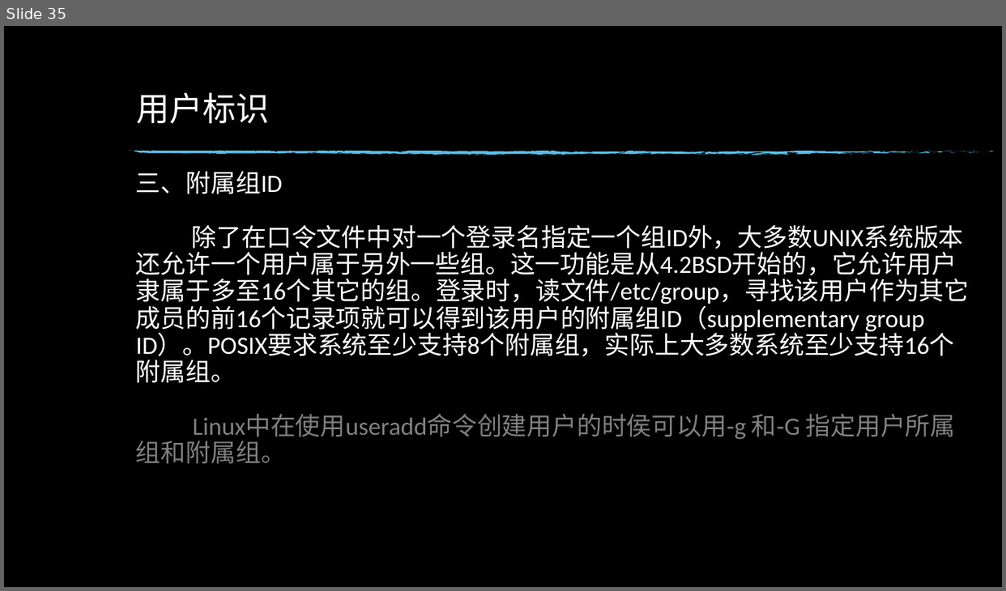
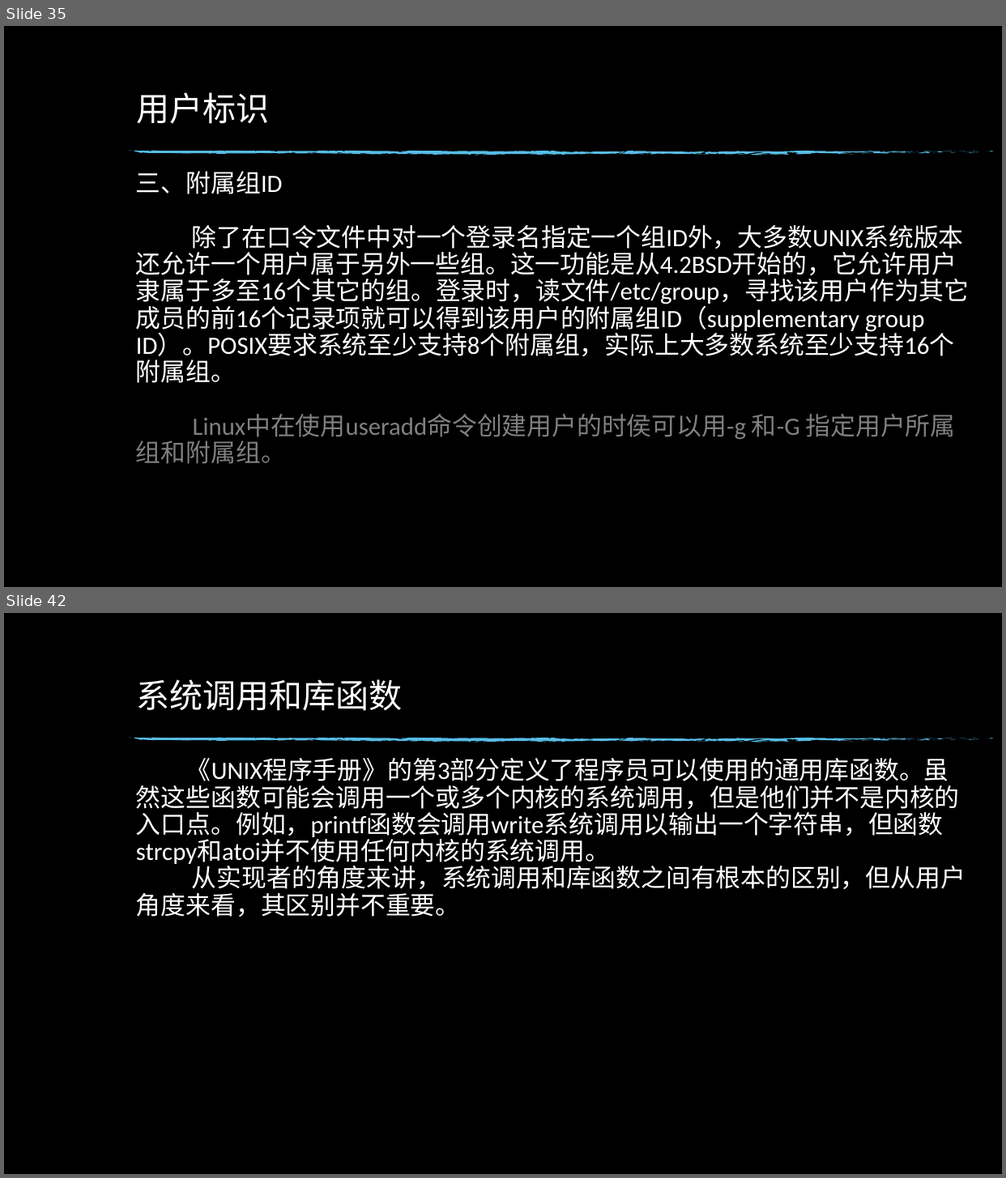
Before and after one commit to hym-dn/APUE, a slide deck: Doc/UNIX开发01.pptx. Shown one above the other, each under a label of ours: slide 35 before the commit, slides 35 and 42 after it; the slides between them are not shown. The pictures are 1006x591 and 1006x1178 pixels, drawn with LibreOffice and Linux fonts; fonts in the diff are those of the drawing; background and template pictures are left out. Boxes give left, top, right and bottom in pixels: in the first picture for what was removed or moved away, otherwise in the second. Text is boxed around its words. In the diff, an @@ line names an element or a change of style, - is before the commit and + after.

```diff
--- a/Doc/UNIX开发01.pptx
+++ b/Doc/UNIX开发01.pptx
@@ slide 42 added at <box>4,613,1002,1174</box>, background picture (left out); not listed: 74 template elements that a slide beside it also shows @@
@@ title added at <box>136,679,403,711</box>, 32 pt, text #FFFFFF @@
+系统调用和库函数
@@ text added at <box>136,758,965,917</box>, 24 pt, text #FFFFFF @@
+《UNIX程序手册》的第3部分定义了程序员可以使用的通用库函数。虽然这些函数可能会调用一个或多个内核的系统调用，但是他们并不是内核的入口点。例如，printf函数会调用write系统调用以输出一个字符串，但函数strcpy和atoi并不使用任何内核的系统调用。
+从实现者的角度来讲，系统调用和库函数之间有根本的区别，但从用户角度来看，其区别并不重要。
```
Also in this commit, not shown: 9 other slides added.
